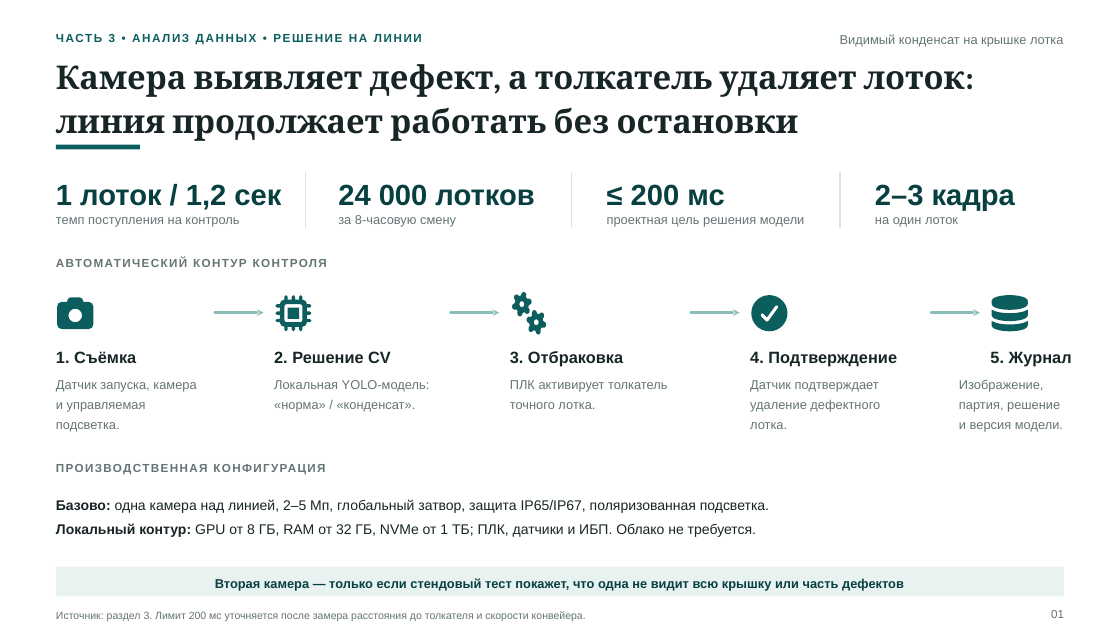
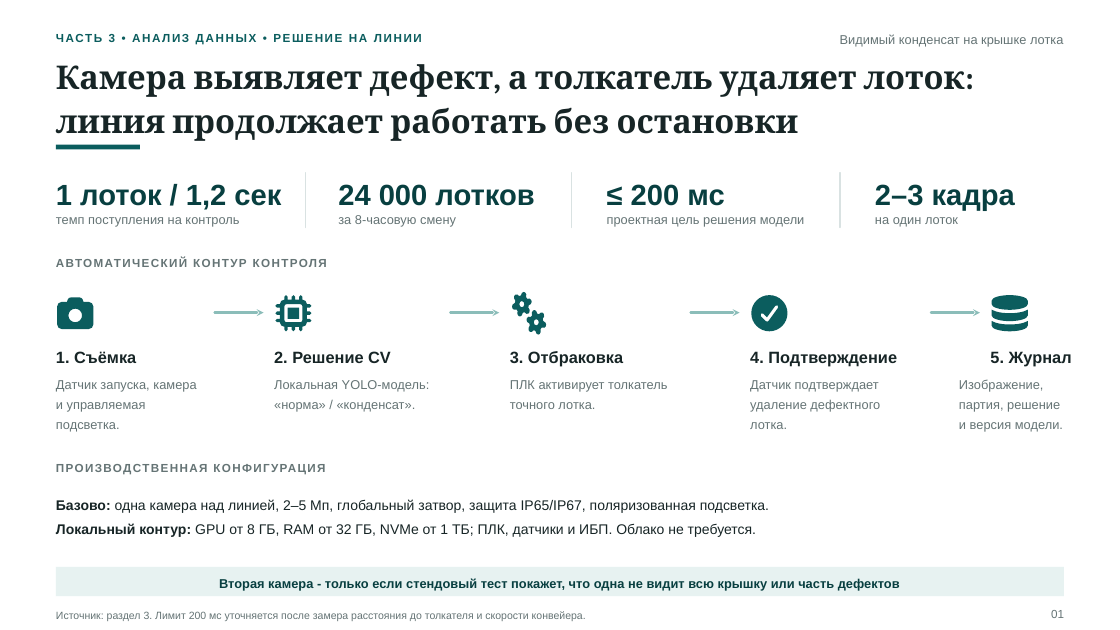
Before and after one commit to TatsianaPoto/head_of_IA, a slide deck: slide 1 of 3_Data.pptx. Drawn at 1120x630 pixels with LibreOffice and Linux fonts; fonts in the diff are those of the drawing. Boxes give left, top, right and bottom in pixels: in the first picture for what was removed or moved away, otherwise in the second. Text is boxed around its words. In the diff, an @@ line names an element or a change of style, - is before the commit and + after.

```diff
--- a/3_Data.pptx
+++ b/3_Data.pptx
@@ text at [219,578,900,591]: text changed @@
-Вторая камера — только если стендовый тест покажет, что одна не видит всю крышку или часть дефектов
+Вторая камера - только если стендовый тест покажет, что одна не видит всю крышку или часть дефектов
```
Also in this commit, not shown: 2 other slides changed, 4 other files.
